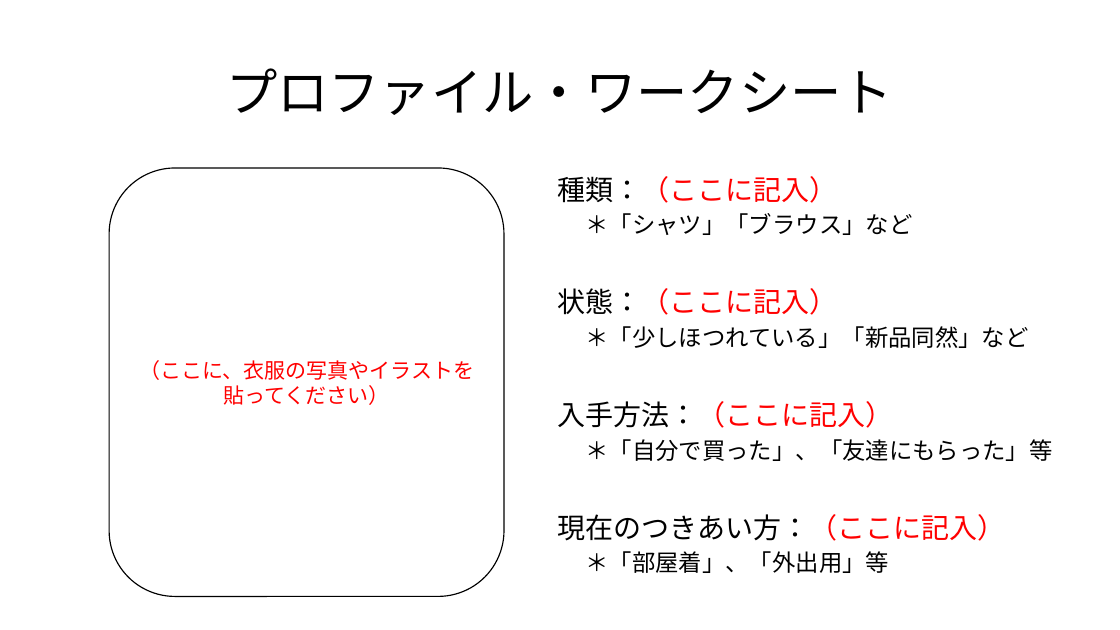
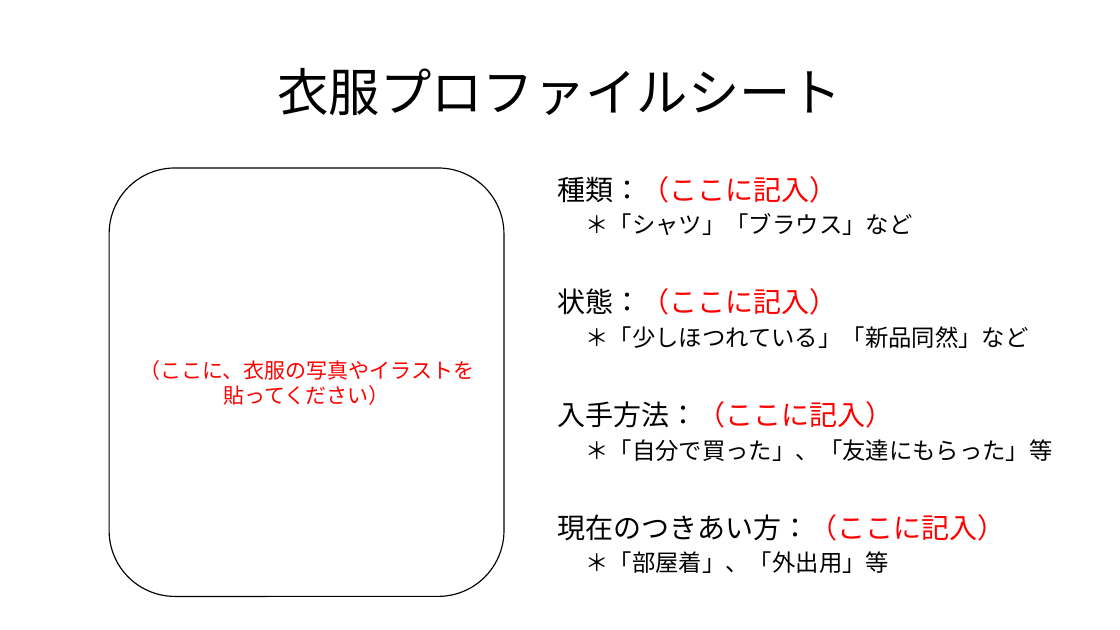
Before and after one commit to oyamadashin/remote, a slide deck: slide 1 of ゲーミングに使うあれこれ/プレイヤーへの指示/E_物語作成用の様式.pptx. Drawn at 1120x630 pixels with LibreOffice and Linux fonts; fonts in the diff are those of the drawing. Boxes give left, top, right and bottom in pixels: in the first picture for what was removed or moved away, otherwise in the second. Text is boxed around its words. In the diff, an @@ line names an element or a change of style, - is before the commit and + after.

```diff
--- a/ゲーミングに使うあれこれ/プレイヤーへの指示/E_物語作成用の様式.pptx
+++ b/ゲーミングに使うあれこれ/プレイヤーへの指示/E_物語作成用の様式.pptx
@@ title at bbox=[277, 68, 842, 115]: text changed @@
-プロファイル・ワークシート
+衣服プロファイルシート
```
Also in this commit, not shown: 2 other slides changed, 1 slide added, 6 other files.
